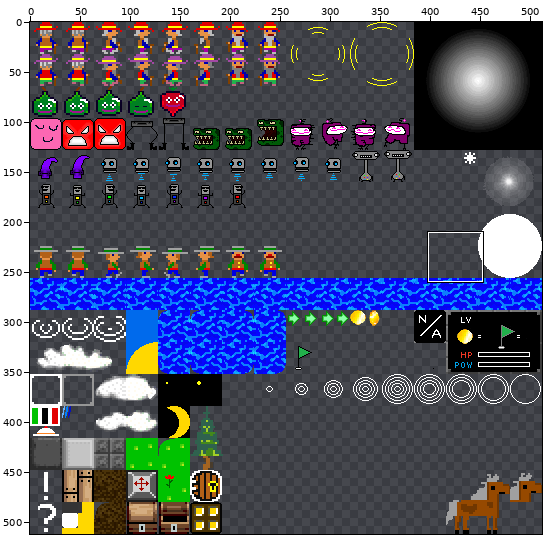
Two states of a sprite sheet, project_vs2019/x64/Release/assets/spritesheet.png. Above, an overview of the earlier version with the close-up marked.
Close-up. Before the commit:
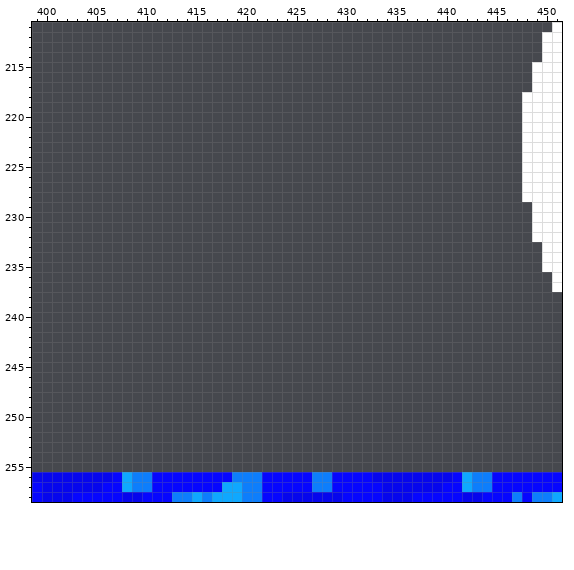
The file is 512x512 pixels. Pixels under 10% opacity are left out. Colours within 5 levels of each other are drawn and written as one. Shown: x 399..451, y 211..258.
Now the later version:
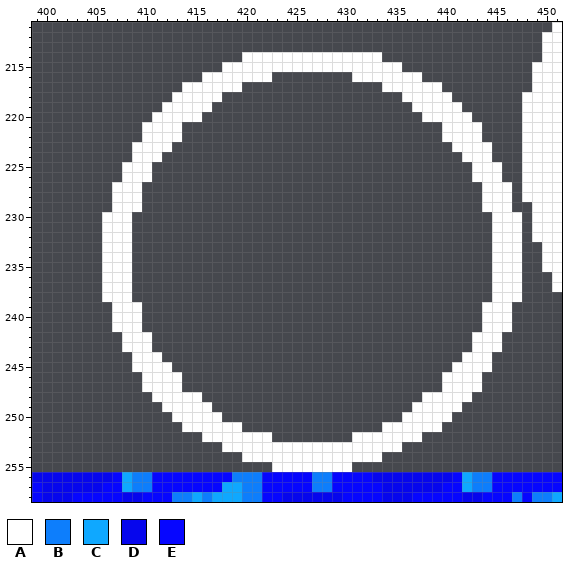
Palette (. is transparent): A #ffffff  B #0d7efc  C #0fa8ff  D #0606ed  E #0606ff
From old to new:
Colour A now appears in row 214 at x 420 to 433; in row 215 at x 418 to 435; in row 216 at x 416 to 422 and 431 to 437; in row 217 at x 414 to 419 and 434 to 439; in row 218 at x 413 to 417 and 436 to 440; in row 219 at x 412 to 416 and 437 to 441.
Colour A now appears in row 220 at x 411 to 415 and 438 to 442; in rows 221 to 222 at x 410 to 413 and 440 to 443; in row 223 at x 409 to 412 and 441 to 444; in row 224 at x 409 to 411 and 442 to 444; in rows 225 to 226 at x 408 to 410 and 443 to 445; in rows 227 to 229 at x 407 to 409 and 444 to 446.
Colour A now appears in rows 230 to 238 at x 406 to 408 and 445 to 447; in rows 239 to 241 at x 407 to 409 and 444 to 446; in rows 242 to 243 at x 408 to 410 and 443 to 445; in row 244 at x 409 to 411 and 442 to 444; in row 245 at x 409 to 412 and 441 to 444; in rows 246 to 247 at x 410 to 413 and 440 to 443.
Colour A now appears in row 248 at x 411 to 415 and 438 to 442; in row 249 at x 412 to 416 and 437 to 441; in row 250 at x 413 to 417 and 436 to 440; in row 251 at x 414 to 419 and 434 to 439; in row 252 at x 416 to 422 and 431 to 437; in row 253 at x 418 to 435.
Colour A now appears in row 254 at x 420 to 433; in row 255 at x 423 to 430.
Where, in picture pixels (left, top, right, bottom), the same in both close-ups:
added: (102, 52, 522, 472)
